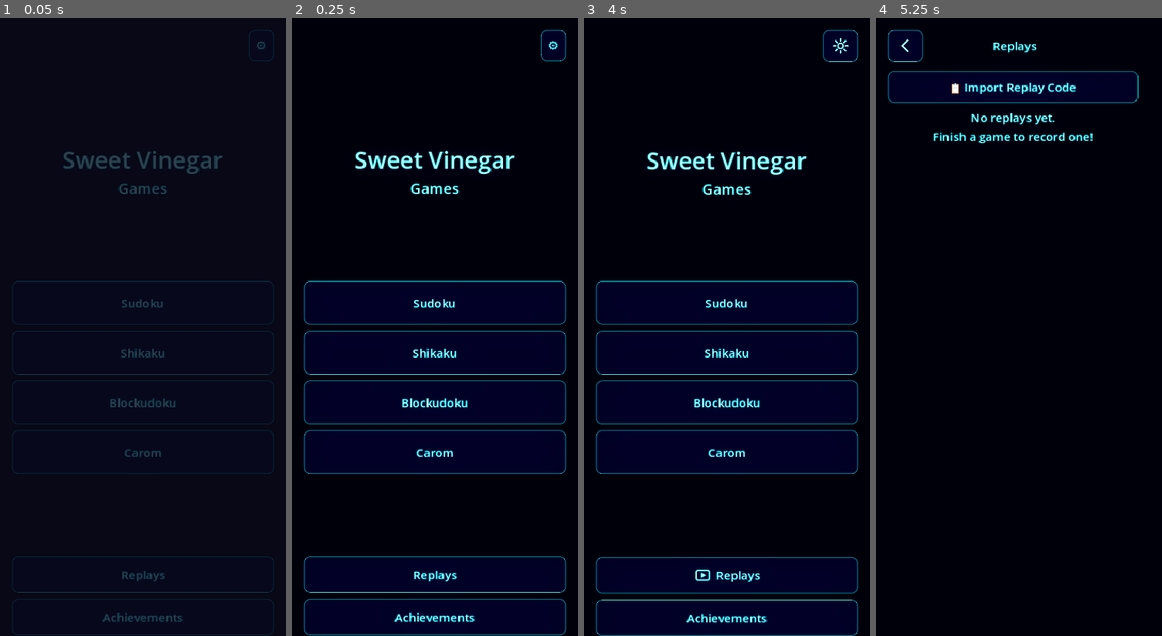
Above: before the commit, frames 1-4 (left to right).
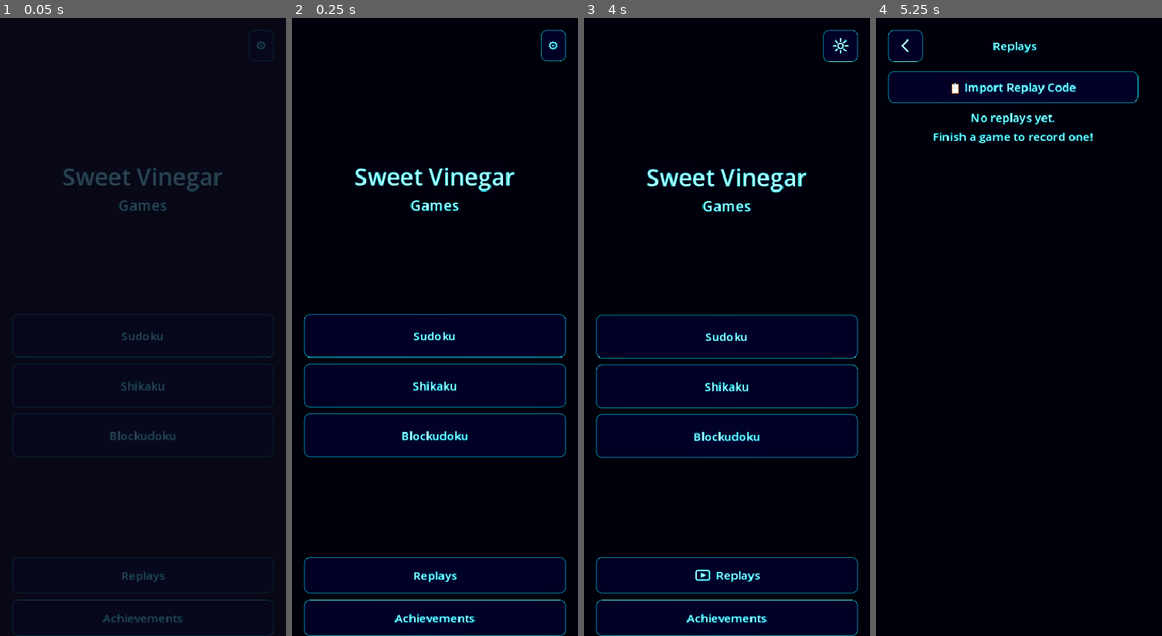
Above: after the commit, the same moments.

Repository: mchambers-mojang/sweet-vinegar-games
Game: Godot game, scene res://scenes/game_picker.tscn
The game is run twice, just before and just after one commit, with the same random seed, the same clock (stepped at 60 frames per second) and the same inputs.
Inputs (mouse positions are in pixels of both pictures, inside the frame that each line leads up to):
- Up to frame 1 (0.05 s): no input
- Up to frame 2 (0.25 s): no input
- Up to frame 3 (4 s): click "Replays" at 0.5 s; click "📋 Import Replay Code" at 1.25 s; click "📋 Import Replay Code" at 2 s; click "📋 Import Replay Code" at 2.75 s; click (612, 48) at 3.5 s
- Up to frame 4 (5.25 s): click (1019, 574) at 4.25 s; tap Enter (ui_accept) at 5 s; move the mouse to (1081, 296) at 5.02 s; hold Right (ui_right) from 5.03 s (still down); hold Shift from 5.03 s (still down); click (1081, 296) at 5.17 s

The runs differ from the first frame. In frame 1, 4.2% of the frame differs, in the area x 4-96%, y 21-100%; in frame 2, 17%; in frame 3, 16%; in frame 4, nothing differs.

Commit message:
Hide Hub Carom entry behind release-safe 7-tap title gesture (#59)
* Initial plan

* Hide Carom behind 7-tap title gesture

* Clean up game picker test resource lifecycle

* Harden Carom unlock handling and tidy tests

* Initial plan

* Hide Carom behind 7-tap title gesture

* Clean up game picker test resource lifecycle

* Harden Carom unlock handling and tidy tests

---------

Co-authored-by: copilot-swe-agent[bot] <198982749+Copilot@users.noreply.github.com>

Diff:
--- a/scripts/game_picker.gd
+++ b/scripts/game_picker.gd
@@ -7,10 +7,16 @@
 @onready var sudoku_button: Button = %SudokuButton
 @onready var shikaku_button: Button = %ShikakuButton
 @onready var blockudoku_button: Button = %BlockudokuButton
-@onready var carom_button: Button = %CaromButton
+@onready var carom_button: Button = get_node_or_null("%CaromButton") as Button
 @onready var settings_button: Button = %SettingsButton
 @onready var replays_button: Button = %ReplaysButton
 @onready var achievements_button: Button = %AchievementsButton
+
+const CAROM_UNLOCK_TAP_WINDOW_SEC := 0.8
+const CAROM_UNLOCK_TAP_COUNT := 7
+const CAROM_MENU_SCENE_PATH := "res://scenes/carom_menu.tscn"
+
+var _carom_unlock_taps: Array[float] = []
 
 
 func _ready() -> void:
@@ -23,9 +29,14 @@
 	blockudoku_button.pressed.connect(func() -> void:
 		SceneTransition.transition_to("res://scenes/blockudoku_menu.tscn")
 	)
-	carom_button.pressed.connect(func() -> void:
-		SceneTransition.transition_to("res://scenes/carom_menu.tscn")
-	)
+	if carom_button:
+		carom_button.visible = false
+		carom_button.pressed.connect(func() -> void:
+			if ResourceLoader.exists(CAROM_MENU_SCENE_PATH):
+				SceneTransition.transition_to(CAROM_MENU_SCENE_PATH)
+			else:
+				push_warning("Carom menu scene is missing: %s" % CAROM_MENU_SCENE_PATH)
+		)
 	settings_button.pressed.connect(func() -> void:
 		var SettingsScreen := load("res://scripts/settings_screen.gd")
 		SettingsScreen.return_scene = "res://scenes/game_picker.tscn"
@@ -55,11 +66,30 @@
 
 
 func _on_title_gui_input(event: InputEvent) -> void:
+	if not _is_title_tap_release(event):
+		return
+
+	DebugOverlay.register_version_label_tap()
+	_register_carom_unlock_tap(Time.get_ticks_msec() / 1000.0)
+
+
+func _is_title_tap_release(event: InputEvent) -> bool:
 	if event is InputEventMouseButton:
 		var mb := event as InputEventMouseButton
-		if mb.button_index == MOUSE_BUTTON_LEFT and not mb.pressed:
-			DebugOverlay.register_version_label_tap()
-	elif event is InputEventScreenTouch:
+		return mb.button_index == MOUSE_BUTTON_LEFT and not mb.pressed
+	if event is InputEventScreenTouch:
 		var st := event as InputEventScreenTouch
-		if not st.pressed:
-			DebugOverlay.register_version_label_tap()
+		return not st.pressed
+	return false
+
+
+func _register_carom_unlock_tap(now_sec: float) -> void:
+	_carom_unlock_taps.append(now_sec)
+	while _carom_unlock_taps.size() > 0 and now_sec - _carom_unlock_taps[0] > CAROM_UNLOCK_TAP_WINDOW_SEC:
+		_carom_unlock_taps.remove_at(0)
+	if _carom_unlock_taps.size() < CAROM_UNLOCK_TAP_COUNT:
+		return
+
+	_carom_unlock_taps.clear()
+	if carom_button:
+		carom_button.visible = true
--- /dev/null
+++ b/test/test_game_picker.gd
@@ -0,0 +1,49 @@
+extends GutTest
+
+const GamePickerScript := preload("res://scripts/game_picker.gd")
+
+var picker: Control
+
+
+func before_each() -> void:
+	picker = GamePickerScript.new()
+	picker.carom_button = Button.new()
+	picker.carom_button.visible = false
+
+
+func after_each() -> void:
+	if is_instance_valid(picker.carom_button):
+		picker.carom_button.free()
+	if is_instance_valid(picker):
+		picker.free()
+
+
+func test_is_title_tap_release_handles_mouse_and_touch() -> void:
+	var mouse_press := InputEventMouseButton.new()
+	mouse_press.button_index = MOUSE_BUTTON_LEFT
+	mouse_press.pressed = true
+	assert_false(picker._is_title_tap_release(mouse_press))
+
+	var mouse_release := InputEventMouseButton.new()
+	mouse_release.button_index = MOUSE_BUTTON_LEFT
+	mouse_release.pressed = false
+	assert_true(picker._is_title_tap_release(mouse_release))
+
+	var touch_release := InputEventScreenTouch.new()
+	touch_release.pressed = false
+	assert_true(picker._is_title_tap_release(touch_release))
+
+
+func test_register_carom_unlock_tap_reveals_after_7_rapid_taps() -> void:
+	for tap_index in 7:
+		picker._register_carom_unlock_tap(float(tap_index) * 0.1)
+
+	assert_true(picker.carom_button.visible)
+	assert_eq(picker._carom_unlock_taps.size(), 0)
+
+
+func test_register_carom_unlock_tap_expires_old_taps() -> void:
+	for tap_index in 7:
+		picker._register_carom_unlock_tap(float(tap_index))
+
+	assert_false(picker.carom_button.visible)
